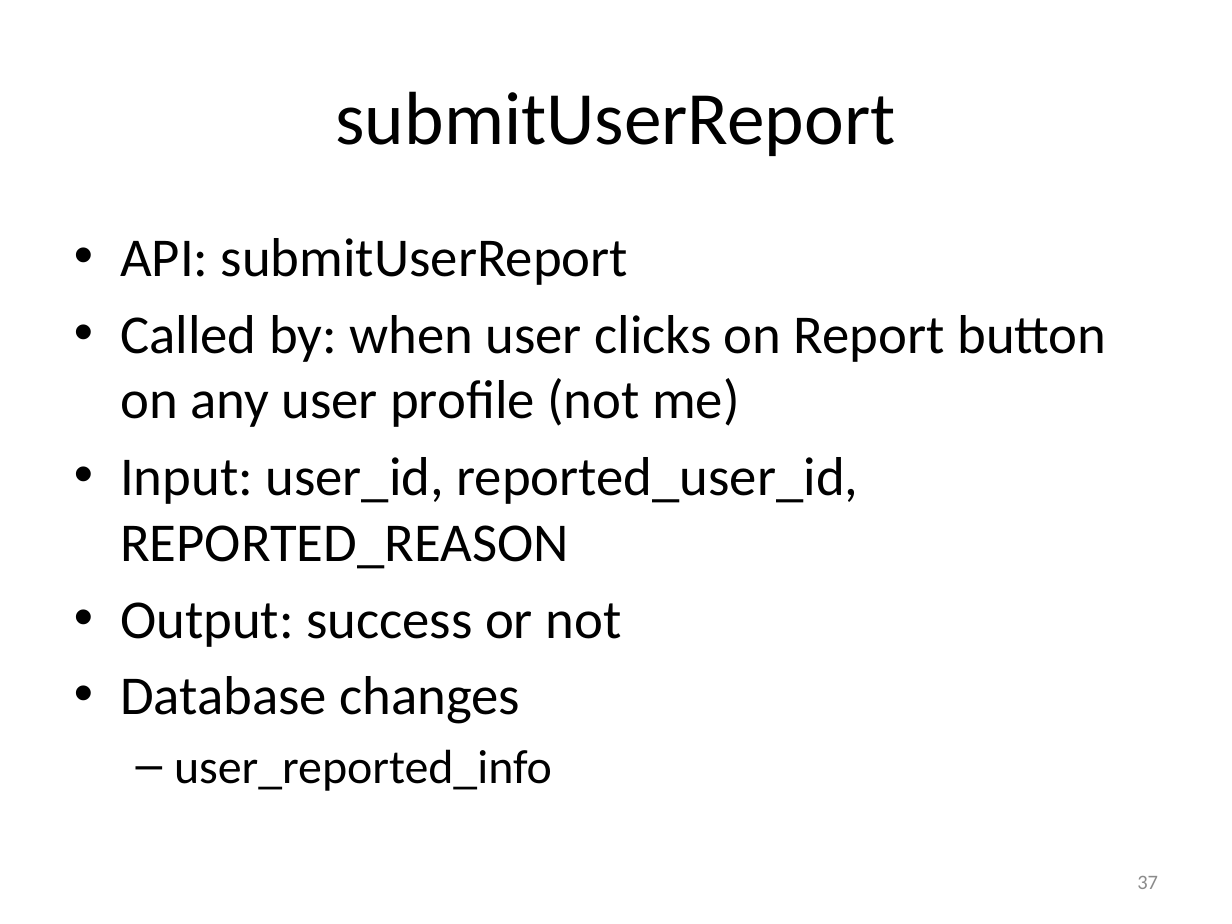
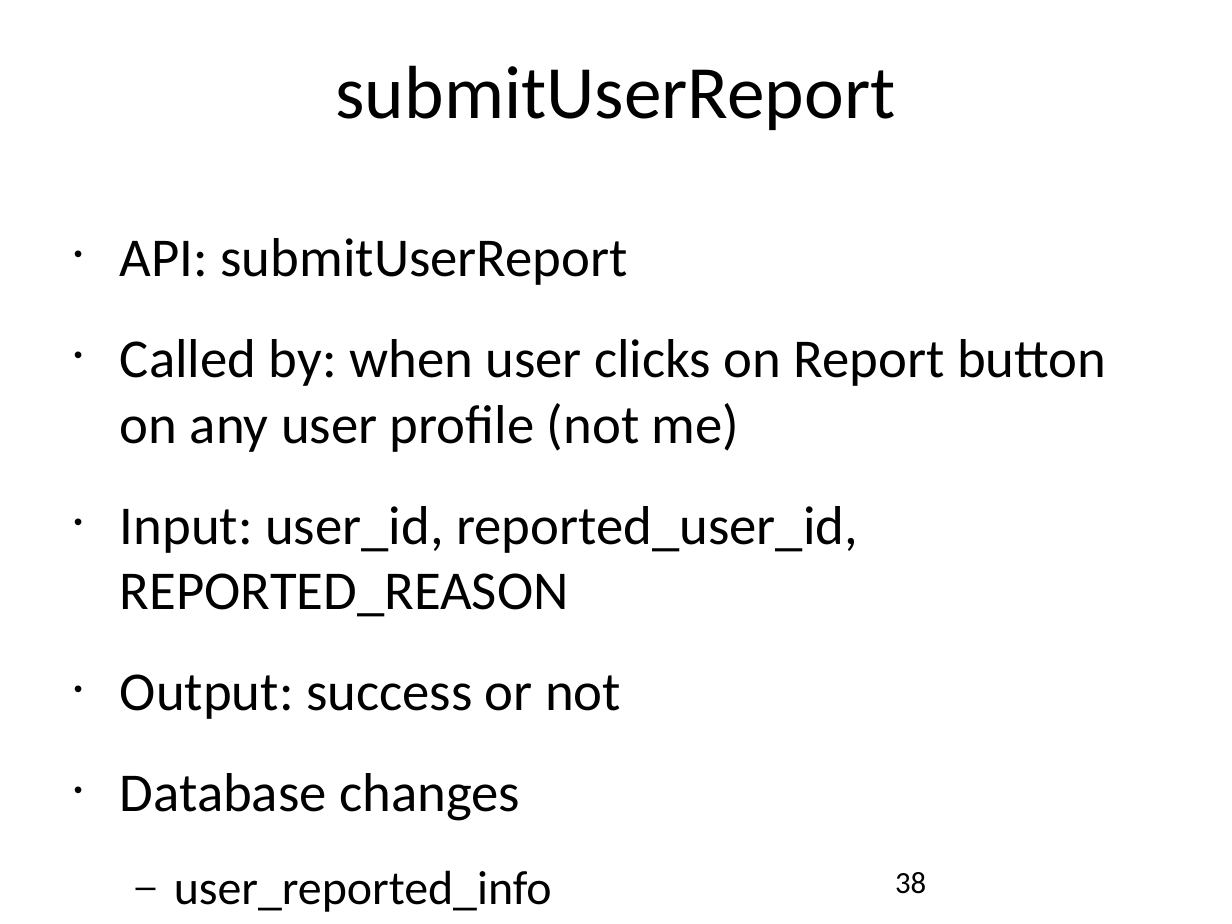
Before and after one commit to catalonia/mob, a slide deck: slide 38 of ws/WS Design Docs/API_Listing.pptx (slide 37 before the commit). Drawn at 1232x924 pixels with LibreOffice and Linux fonts; fonts in the diff are those of the drawing. Boxes give left, top, right and bottom in pixels: in the first picture for what was removed or moved away, otherwise in the second. Text is boxed around its words. In the diff, an @@ line names an element or a change of style, - is before the commit and + after.

Commit message:
Show friend
submitMyProfileAboutMe+ showUserProfileFriend + showProfileFollower+
showProfileFollowing, update plan, update API_Listing and add new
function to Document Webservice.

```diff
--- a/ws/WS Design Docs/API_Listing.pptx
+++ b/ws/WS Design Docs/API_Listing.pptx
@@ title "submitUserReport" at [336,65,896,130]: vertical alignment middle to top @@
@@ text "API: submitUserReport" at [120,238,1106,821]: indent changed; more space between paragraphs @@
@@ page number at [895,872,926,894]: vertical alignment middle to top @@
@@ page number at [895,872,926,894]: text changed; size 12 to 18 pt; text colour #8C8C8C to #000000 @@
-37
+38
```
Also in this commit, not shown: 38 other slides changed, 2 slides added, 20 other files.
